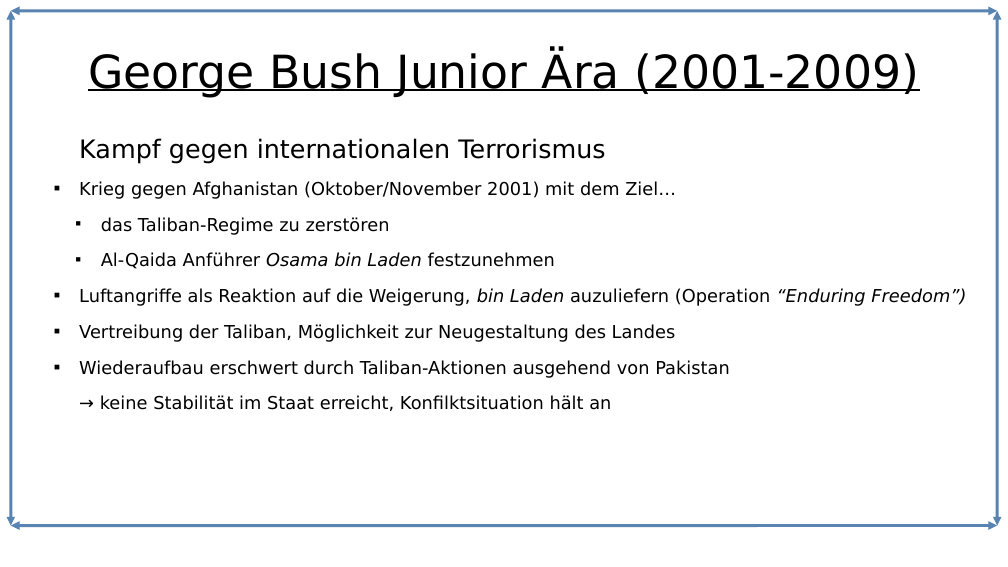
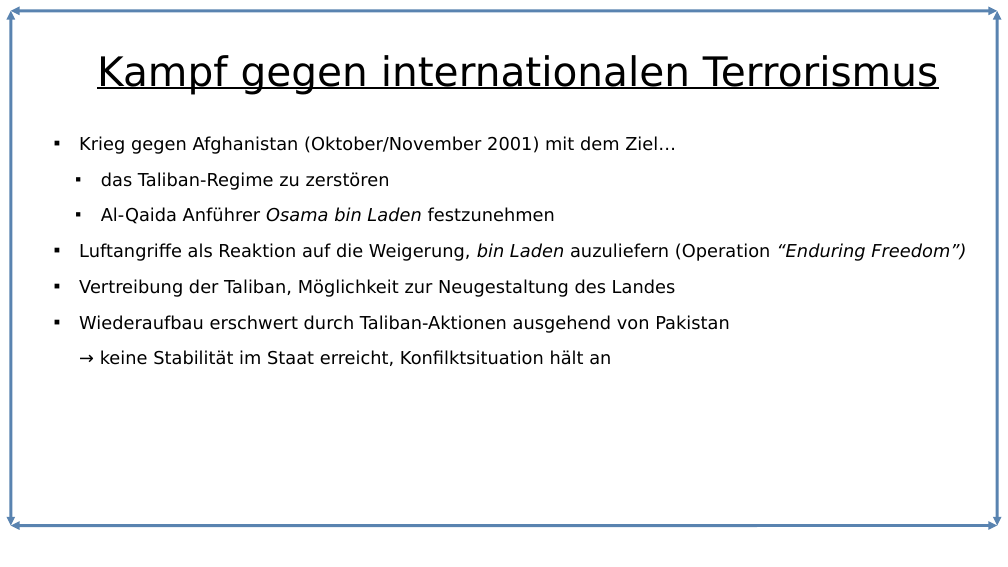
Before and after one commit to Lacrimus/Referat-Geschichte-USA-die-einzig-verbleibende-Weltmacht-, a slide deck: slide 7 of USA-die-einzig-verbleibende-Weltmacht.odp (slide 6 before the commit). Drawn at 1008x567 pixels with LibreOffice and Linux fonts; fonts in the diff are those of the drawing. Boxes give left, top, right and bottom in pixels: in the first picture for what was removed or moved away, otherwise in the second. Text is boxed around its words. In the diff, an @@ line names an element or a change of style, - is before the commit and + after.

```diff
--- a/USA-die-einzig-verbleibende-Weltmacht.odp
+++ b/USA-die-einzig-verbleibende-Weltmacht.odp
@@ title at bbox=[97, 55, 938, 94]: text changed; size 36 to 32 pt @@
-George Bush Junior Ära (2001-2009)
+Kampf gegen internationalen Terrorismus
@@ text at bbox=[79, 138, 605, 163]: paragraph removed @@
-Kampf gegen internationalen Terrorismus
@@ text at bbox=[79, 136, 676, 154]: less space between paragraphs @@
```
Also in this commit, not shown: 11 other slides changed, 2 slides added, 1 slide removed, 4 other files.
